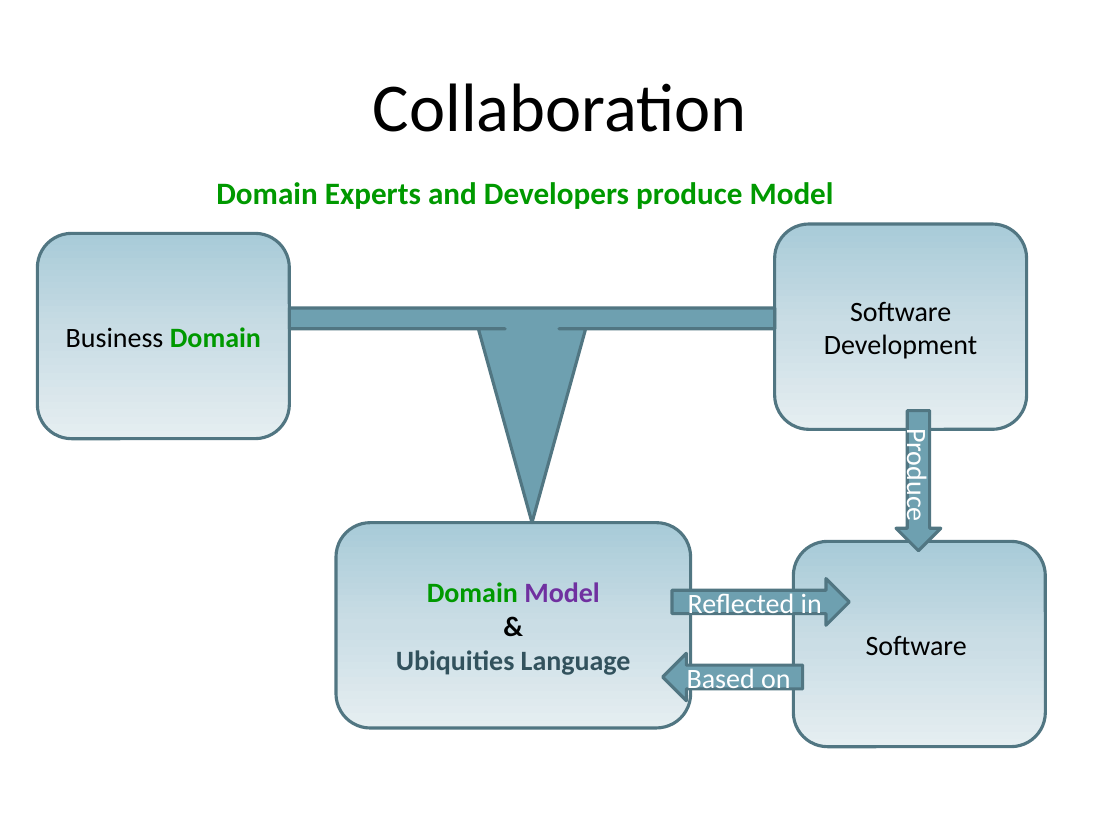
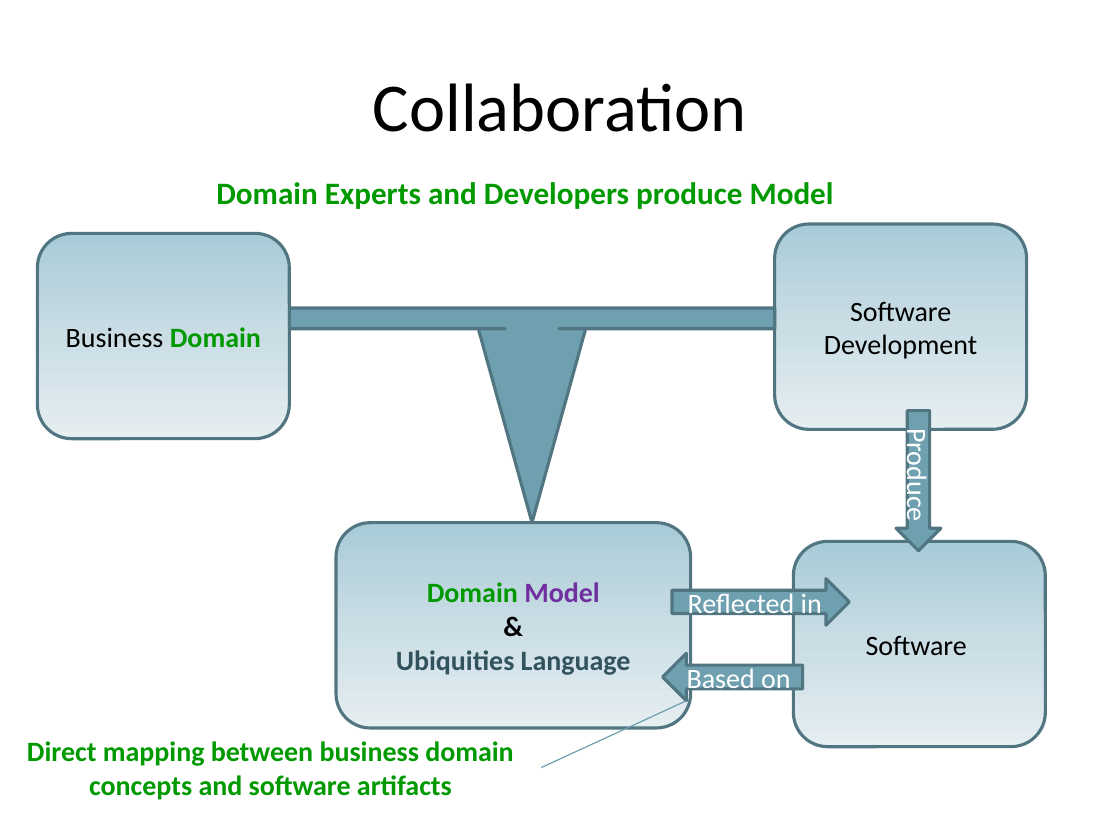
Before and after one commit to arturtv/dddpresentation, a slide deck: slide 18 of Domain-DrivenDesign.A.Trosin.pptx. Drawn at 1120x840 pixels with LibreOffice and Linux fonts; fonts in the diff are those of the drawing. Boxes give left, top, right and bottom in pixels: in the first picture for what was removed or moved away, otherwise in the second. Text is boxed around its words. In the diff, an @@ line names an element or a change of style, - is before the commit and + after.

```diff
--- a/Domain-DrivenDesign.A.Trosin.pptx
+++ b/Domain-DrivenDesign.A.Trosin.pptx
@@ line added from (541, 767) to (687, 701), #6A9DAE 0.75 pt @@
@@ text added at [27, 741, 513, 800], 18 pt, text #009900, bold @@
+Direct mapping between business domain concepts and software artifacts
```
Also in this commit, not shown: 1 other slide changed, 6 slides added, 3 slides removed.
